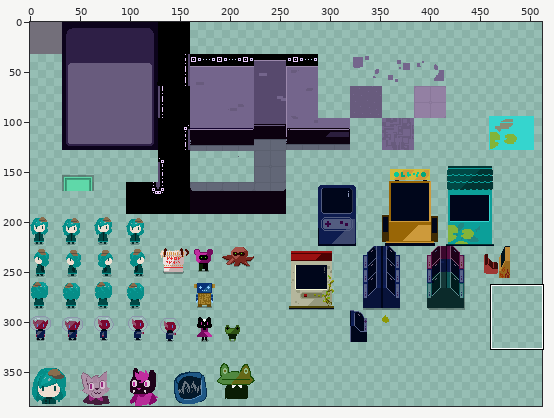
Sprite sheet, stored at assets/images/test.png. The picture above shows the old version from afar; the outline marks the close-up.
Close-up. The starting point:
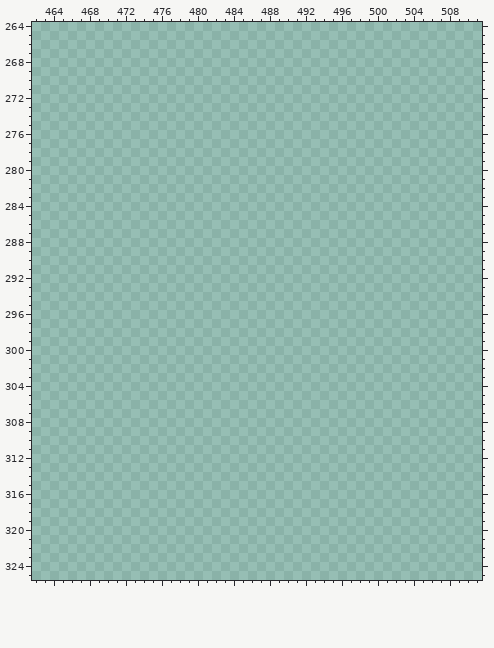
The file is 512x384 pixels. Colours within 5 levels of each other are drawn and written as one. Shown: x 462..511, y 264..325.
And afterwards:
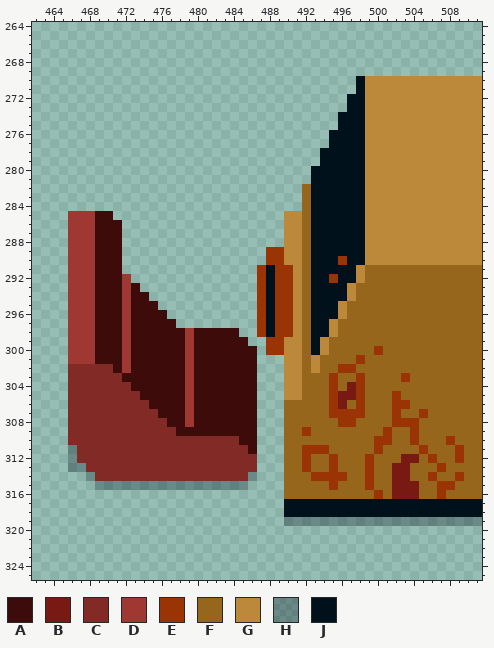
Palette (. is transparent): A #3d0b09  B #791914  C #812a26  D #9f3833  E #9a3405  F #96661d  G #bc8839  H #00111b4d  J #00111b
The exact change:
@@ x 462..511 @@
 269 ..................................................
-270 ..................................................
-271 ..................................................
-272 ..................................................
-273 ..................................................
-274 ..................................................
-275 ..................................................
-276 ..................................................
-277 ..................................................
-278 ..................................................
-279 ..................................................
-280 ..................................................
-281 ..................................................
-282 ..................................................
-283 ..................................................
-284 ..................................................
-285 ..................................................
-286 ..................................................
-287 ..................................................
-288 ..................................................
-289 ..................................................
-290 ..................................................
-291 ..................................................
-292 ..................................................
-293 ..................................................
-294 ..................................................
-295 ..................................................
-296 ..................................................
-297 ..................................................
-298 ..................................................
-299 ..................................................
-300 ..................................................
-301 ..................................................
-302 ..................................................
-303 ..................................................
-304 ..................................................
-305 ..................................................
-306 ..................................................
-307 ..................................................
-308 ..................................................
-309 ..................................................
-310 ..................................................
-311 ..................................................
-312 ..................................................
-313 ..................................................
-314 ..................................................
-315 ..................................................
-316 ..................................................
-317 ..................................................
-318 ..................................................
-319 ..................................................
+270 ....................................JGGGGGGGGGGGGG
+271 ....................................JGGGGGGGGGGGGG
+272 ...................................JJGGGGGGGGGGGGG
+273 ...................................JJGGGGGGGGGGGGG
+274 ..................................JJJGGGGGGGGGGGGG
+275 ..................................JJJGGGGGGGGGGGGG
+276 .................................JJJJGGGGGGGGGGGGG
+277 .................................JJJJGGGGGGGGGGGGG
+278 ................................JJJJJGGGGGGGGGGGGG
+279 ................................JJJJJGGGGGGGGGGGGG
+280 ...............................JJJJJJGGGGGGGGGGGGG
+281 ...............................JJJJJJGGGGGGGGGGGGG
+282 ..............................FJJJJJJGGGGGGGGGGGGG
+283 ..............................FJJJJJJGGGGGGGGGGGGG
+284 ..............................FJJJJJJGGGGGGGGGGGGG
+285 ....DDDAA...................GGFJJJJJJGGGGGGGGGGGGG
+286 ....DDDAAA..................GGFJJJJJJGGGGGGGGGGGGG
+287 ....DDDAAA..................GGFJJJJJJGGGGGGGGGGGGG
+288 ....DDDAAA..................GGFJJJJJJGGGGGGGGGGGGG
+289 ....DDDAAA................EEGGFJJJJJJGGGGGGGGGGGGG
+290 ....DDDAAA................EEGGFJJJEJJGGGGGGGGGGGGG
+291 ....DDDAAA...............EJEEGFJJJJJGFFFFFFFFFFFFF
+292 ....DDDAAAD..............EJEEGFJJEJJGFFFFFFFFFFFFF
+293 ....DDDAAADA.............EJEEGFJJJJGFFFFFFFFFFFFFF
+294 ....DDDAAADAA............EJEEGFJJJJGFFFFFFFFFFFFFF
+295 ....DDDAAADAAA...........EJEEGFJJJGFFFFFFFFFFFFFFF
+296 ....DDDAAADAAAA..........EJEEGFJJJGFFFFFFFFFFFFFFF
+297 ....DDDAAADAAAAA.........EJEEGFJJGFFFFFFFFFFFFFFFF
+298 ....DDDAAADAAAAAADAAAAA..EJEEGFJJGFFFFFFFFFFFFFFFF
+299 ....DDDAAADAAAAAADAAAAAA..EEGGFJGFFFFFFFFFFFFFFFFF
+300 ....DDDAAADAAAAAADAAAAAAA.EEGGFJGFFFFFEFFFFFFFFFFF
+301 ....DDDAAADAAAAAADAAAAAAA...GGFGFFFFEFFFFFFFFFFFFF
+302 ....CCCCCADAAAAAADAAAAAAA...GGFGFFEEFFFFFFFFFFFFFF
+303 ....CCCCCCAAAAAAADAAAAAAA...GGFFFEFFEFFFFEFFFFFFFF
+304 ....CCCCCCCAAAAAADAAAAAAA...GGFFFEFBEFFFFFFFFFFFFF
+305 ....CCCCCCCCAAAAADAAAAAAA...GGFFFEBBEFFFEFFFFFFFFF
+306 ....CCCCCCCCCAAAADAAAAAAA...FFFFFEBFEFFFEEFFFFFFFF
+307 ....CCCCCCCCCCAAADAAAAAAA...FFFFFEEEEFFFEFFEFFFFFF
+308 ....CCCCCCCCCCCAADAAAAAAA...FFFFFFEEFFFFEEEFFFFFFF
+309 ....CCCCCCCCCCCCAAAAAAAAA...FFEFFFFFFFFEFFEFFFFFFF
+310 ....CCCCCCCCCCCCCCCCCCCAA...FFFFFFFFFFEEFFEFFFEFFF
+311 ....HCCCCCCCCCCCCCCCCCCCA...FFEEEFFFFFEFFFFEFFFEFF
+312 ....HCCCCCCCCCCCCCCCCCCCC...FFEFFEFFFEFFFBBFEFFEFF
+313 ....HHCCCCCCCCCCCCCCCCCCC...FFEFFEFFFEFFBBFFFEFFFF
+314 ......HCCCCCCCCCCCCCCCCCH...FFFEEEEFFEFFBBFFEFFEFF
+315 .......HHHHHHHHHHHHHHHHH....FFFFFEFFFEFFBBBFFEEFFF
+316 ............................FFFFFFFFFFEFBBBFFEFFFF
+317 ............................JJJJJJJJJJJJJJJJJJJJJJ
+318 ............................JJJJJJJJJJJJJJJJJJJJJJ
+319 ............................HHHHHHHHHHHHHHHHHHHHHH
 320 ..................................................
